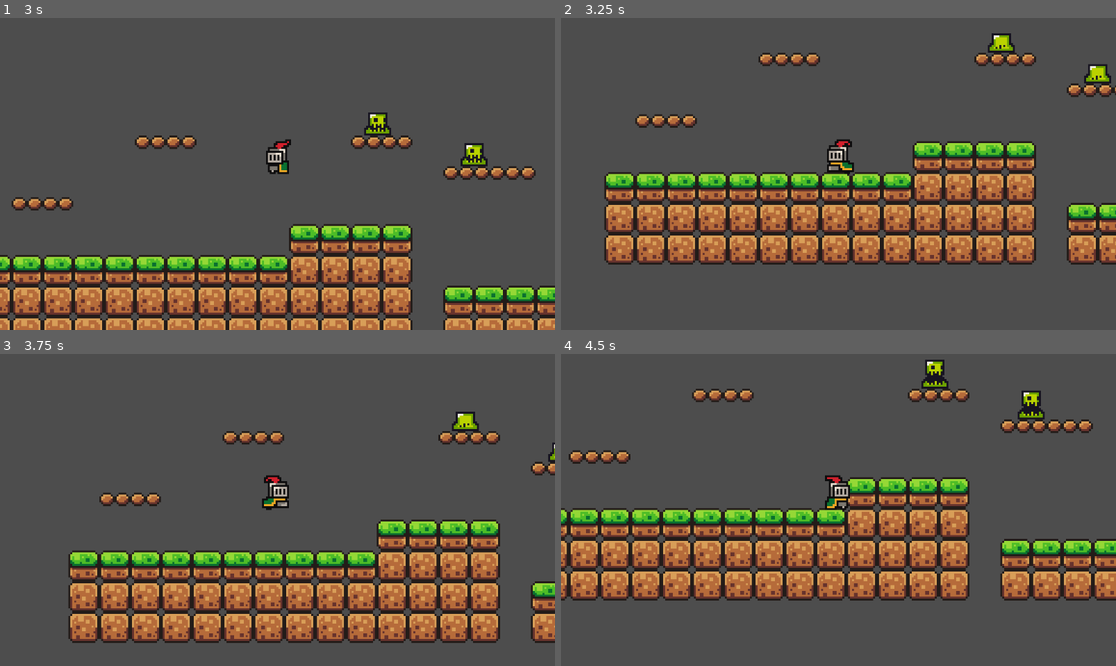
Above: before the commit, frames 1-4 (two rows, left to right).
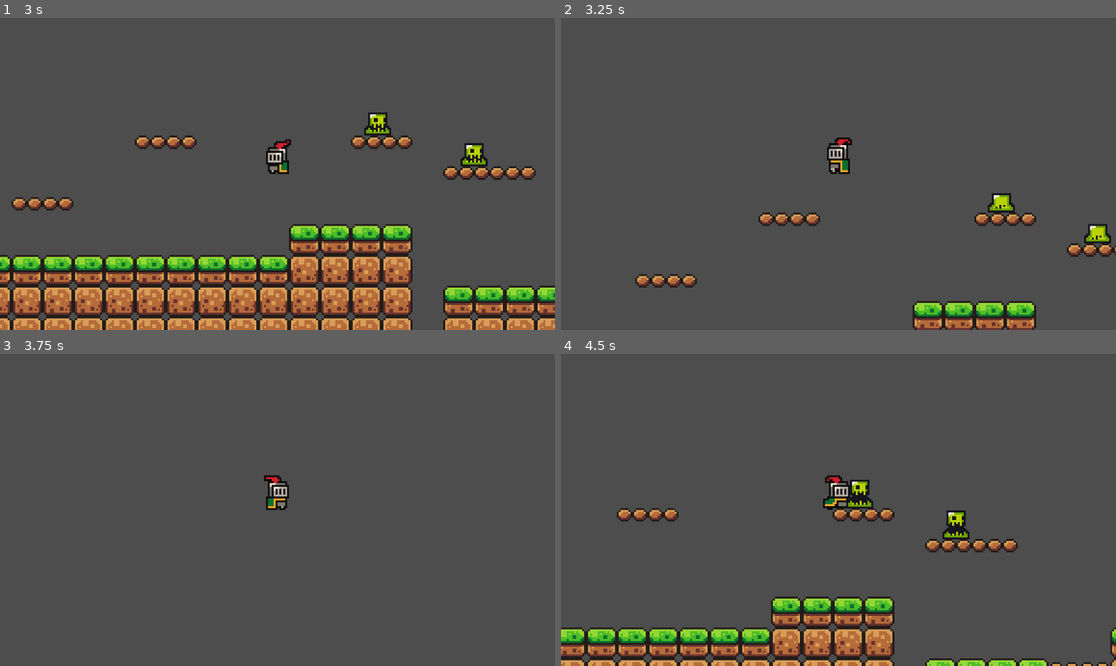
Above: after the commit, the same moments.

Repository: JamesAnderson30/TheDig
Game: Godot game, scene res://main.tscn
Two runs of this game, one before a commit and one after it. Both use one fixed random seed, a clock stepped at 60 frames per second and the inputs below.
Inputs (mouse positions are in pixels of both pictures, inside the frame that each line leads up to):
- Up to frame 1 (3 s): click "Start" at 0.5 s; click "New Game" at 1.25 s; tap Enter (ui_accept) at 2, 2.1, 2.27, 2.57 s; move the mouse to (305, 174) at 2.02 s; hold Right (ui_right) 2.03-2.78 s; move the mouse to (249, 174) at 2.77 s; hold Left (ui_left) from 2.78 s (still down); click (249, 174) at 2.85 s
- Up to frame 2 (3.25 s): keep holding Left (ui_left); tap Enter (ui_accept) at 3.02, 3.05 s
- Up to frame 3 (3.75 s): tap Enter (ui_accept) at 3.32, 3.6 s; move the mouse to (288, 503) at 3.52 s; release Left (ui_left) at 3.53 s; hold Right (ui_right) from 3.53 s (still down)
- Up to frame 4 (4.5 s): keep holding Right (ui_right); move the mouse to (832, 516) at 4.27 s; click (832, 516) at 4.35 s

Frame 1 is identical in both runs. In frame 2, 30% of the frame differs, in the area x 7-100%, y 4-100%; in frame 3, 27%; in frame 4, 39%, in the area x 0-100%, y 1-100%.

Commit message:
Added coyote time and timer for it in player.gd

Diff:
--- a/Actors/player/player.gd
+++ b/Actors/player/player.gd
@@ -2,10 +2,21 @@
 
 signal debug_signal
 
+#coyote time variables.
+var coyote_frames = 6
+var coyote = false
+var coyotePermitted = false
+
+
+
+
 const SPEED = 130.0 #could adjust for a sprint or w/e
 const JUMP_VELOCITY = -300.0
+var jumping = false
 
 func _ready() -> void:
+	$CoyoteTimer.wait_time = coyote_frames / 60.0
+
 	ActorRegister.registerNPC(self, ActorRegister.getEntryByName("Player"))
 
 func _input(event: InputEvent) -> void:
@@ -18,9 +29,10 @@
 		velocity += get_gravity() * delta
 
 	# Handle jumpies
-	if Input.is_action_just_pressed("ui_accept") and is_on_floor():
+	if Input.is_action_just_pressed("ui_accept") and (is_on_floor() or coyote):
 		#$AnimatedSprite2D.play("Jump")
 		velocity.y = JUMP_VELOCITY
+		jumping = true
 
 	# Pressing 'G' lets you manually trigger things for testing
 	if Input.is_action_just_pressed("debug_action"):
@@ -49,7 +61,13 @@
 			$AnimatedSprite2D.play("Idle")
 
 	move_and_slide()
+	coyotePermitted = is_on_floor()
+	if is_on_floor() and coyotePermitted and jumping:
+		coyote = true
+		$CoyoteTimer.start()
 
+func _on_coyote_timer_timeout():
+	coyote = false
 
 func _attack_animation_finished() -> void:
 	$AnimatedSprite2D.play("Idle")
--- a/Actors/player/player.tscn
+++ b/Actors/player/player.tscn
@@ -260,4 +260,7 @@
 position = Vector2(0, -7)
 shape = SubResource("CapsuleShape2D_1c8hm")
 
+[node name="CoyoteTimer" type="Timer" parent="."]
+one_shot = true
+
 [connection signal="animation_finished" from="AnimatedSprite2D" to="." method="_attack_animation_finished"]
